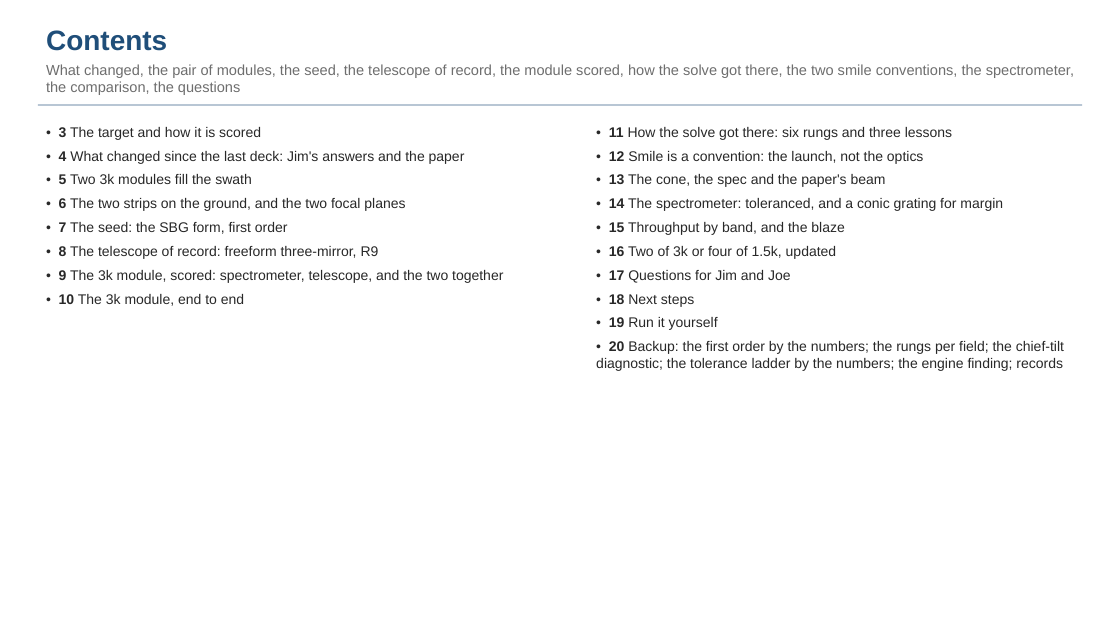
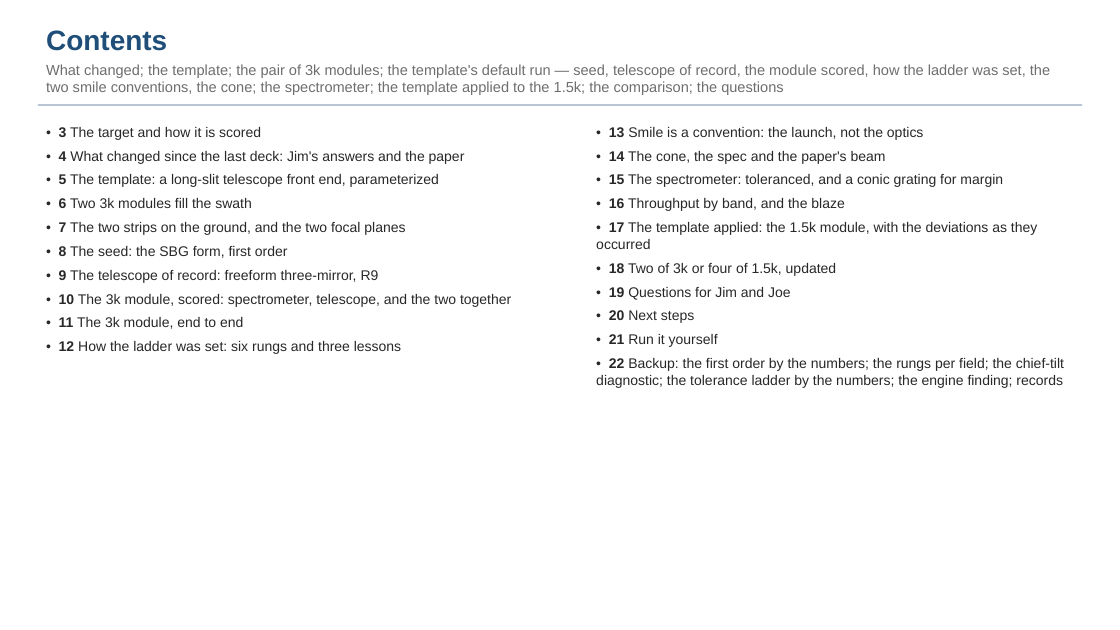
Before and after one commit to nasa-jpl/macos, a slide deck: slide 2 of demo_session/deck_dyson_3k.pptx. Drawn at 1120x630 pixels with LibreOffice and Linux fonts; fonts in the diff are those of the drawing. Boxes give left, top, right and bottom in pixels: in the first picture for what was removed or moved away, otherwise in the second. Text is boxed around its words. In the diff, an @@ line names an element or a change of style, - is before the commit and + after.

```diff
--- a/demo_session/deck_dyson_3k.pptx
+++ b/demo_session/deck_dyson_3k.pptx
@@ text at (x1=46, y1=64, x2=1050, y2=95): text changed @@
-What changed, the pair of modules, the seed, the telescope of record, the module scored, how the solve got there, the two smile conventions, the spectrometer, the comparison, the questions
+What changed; the template; the pair of 3k modules; the template's default run — seed, telescope of record, the module scored, how the ladder was set, the two smile conventions, the cone; the spectrometer; the template applied to the 1.5k; the comparison; the questions
@@ text at (x1=596, y1=127, x2=1064, y2=388): text changed @@
-• 11 How the solve got there: six rungs and three lessons
-• 12 Smile is a convention: the launch, not the optics
-• 13 The cone, the spec and the paper's beam
-• 14 The spectrometer: toleranced, and a conic grating for margin
-• 15 Throughput by band, and the blaze
-• 16 Two of 3k or four of 1.5k, updated
-• 17 Questions for Jim and Joe
-• 18 Next steps
-• 19 Run it yourself
-• 20 Backup: the first order by the numbers; the rungs per field; the chief-tilt diagnostic; the tolerance ladder by the numbers; the engine finding; records
+• 13 Smile is a convention: the launch, not the optics
+• 14 The cone, the spec and the paper's beam
+• 15 The spectrometer: toleranced, and a conic grating for margin
+• 16 Throughput by band, and the blaze
+• 17 The template applied: the 1.5k module, with the deviations as they occurred
+• 18 Two of 3k or four of 1.5k, updated
+• 19 Questions for Jim and Joe
+• 20 Next steps
+• 21 Run it yourself
+• 22 Backup: the first order by the numbers; the rungs per field; the chief-tilt diagnostic; the tolerance ladder by the numbers; the engine finding; records
@@ text at (x1=59, y1=174, x2=511, y2=354): text changed @@
-• 5 Two 3k modules fill the swath
-• 6 The two strips on the ground, and the two focal planes
-• 7 The seed: the SBG form, first order
-• 8 The telescope of record: freeform three-mirror, R9
-• 9 The 3k module, scored: spectrometer, telescope, and the two together
-• 10 The 3k module, end to end
+• 5 The template: a long-slit telescope front end, parameterized
+• 6 Two 3k modules fill the swath
+• 7 The two strips on the ground, and the two focal planes
+• 8 The seed: the SBG form, first order
+• 9 The telescope of record: freeform three-mirror, R9
+• 10 The 3k module, scored: spectrometer, telescope, and the two together
+• 11 The 3k module, end to end
+• 12 How the ladder was set: six rungs and three lessons
```
Also in this commit, not shown: 12 other slides changed, 2 slides added, 2 other files.
